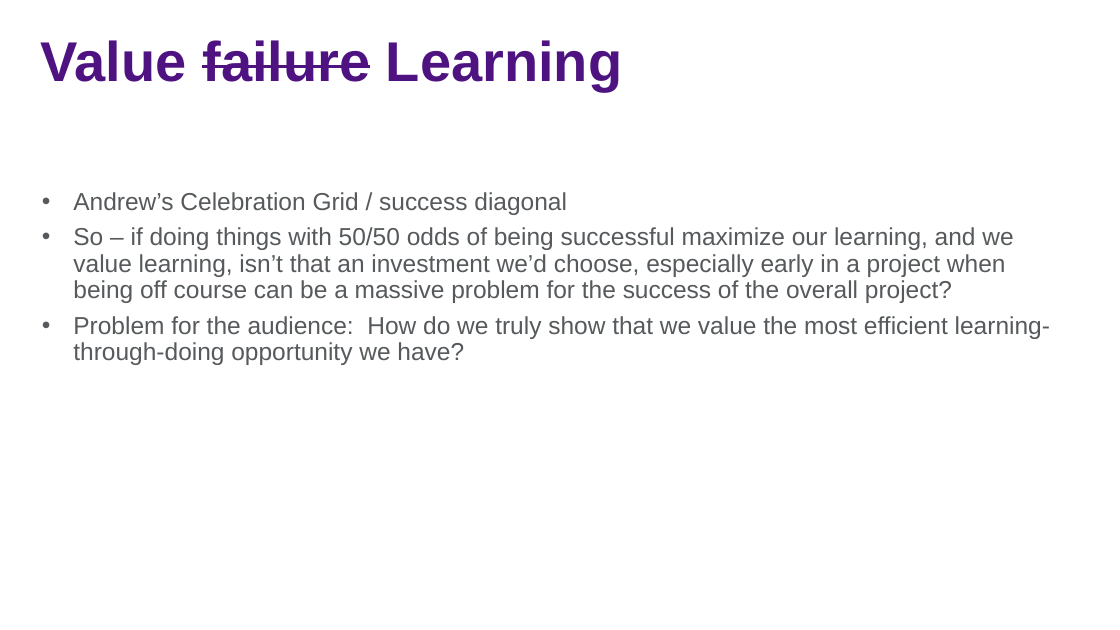
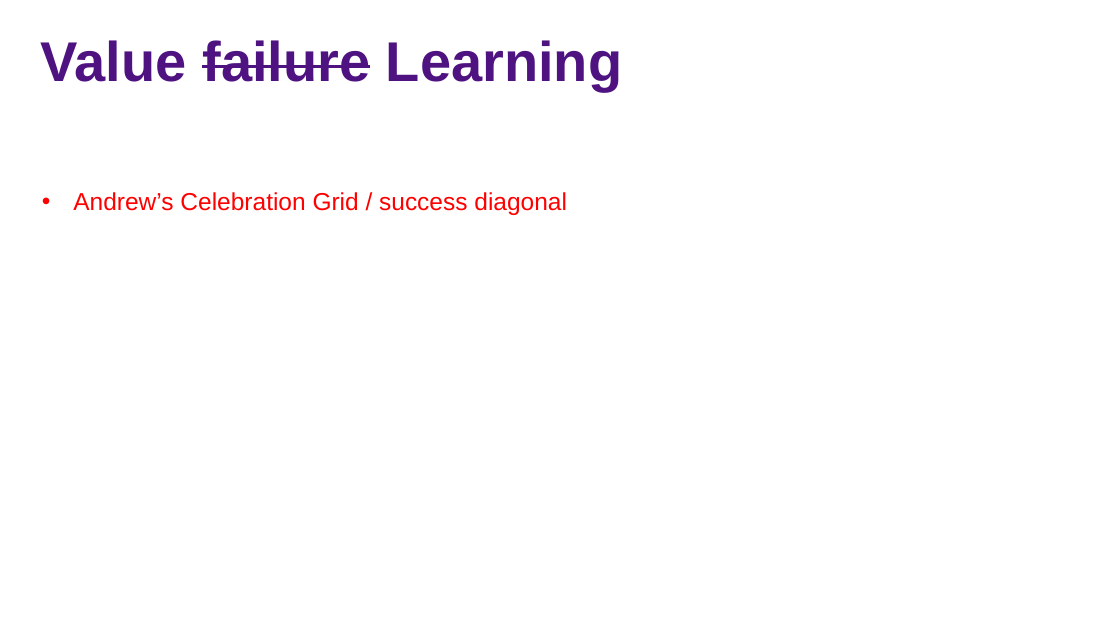
Before and after one commit to jasonjwood/presentations, a slide deck: slide 17 of InFusion2016 - Getting It Done - Jason Wood.pptx (slide 15 before the commit). Drawn at 1120x630 pixels with LibreOffice and Linux fonts; fonts in the diff are those of the drawing; background and template pictures are left out. Boxes give left, top, right and bottom in pixels: in the first picture for what was removed or moved away, otherwise in the second. Text is boxed around its words. In the diff, an @@ line names an element or a change of style, - is before the commit and + after.

```diff
--- a/InFusion2016 - Getting It Done - Jason Wood.pptx
+++ b/InFusion2016 - Getting It Done - Jason Wood.pptx
@@ text "Andrew’s Celebration Grid / success ..." at (73,192,567,215): text colour #565A5C to #FF0000 @@
@@ text at (73,227,1050,365): paragraphs removed @@
-• So – if doing things with 50/50 odds of being successful maximize our learning, and we value learning, isn’t that an investment we’d choose, especially early in a project when being off course can be a massive problem for the success of the overall project?
-• Problem for the audience: How do we truly show that we value the most efficient learning-through-doing opportunity we have?
```
Also in this commit, not shown: 9 other slides changed, 2 slides added.
